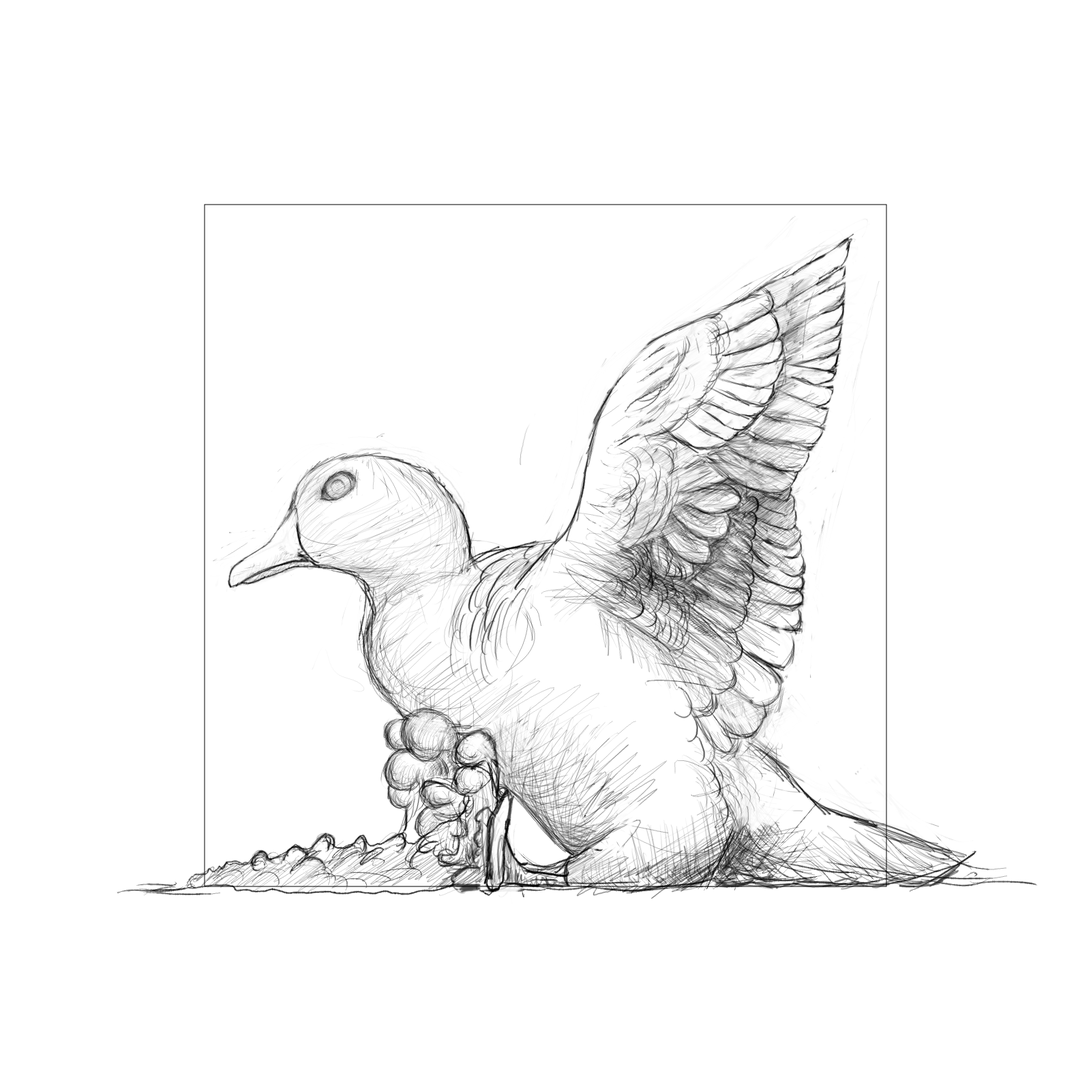
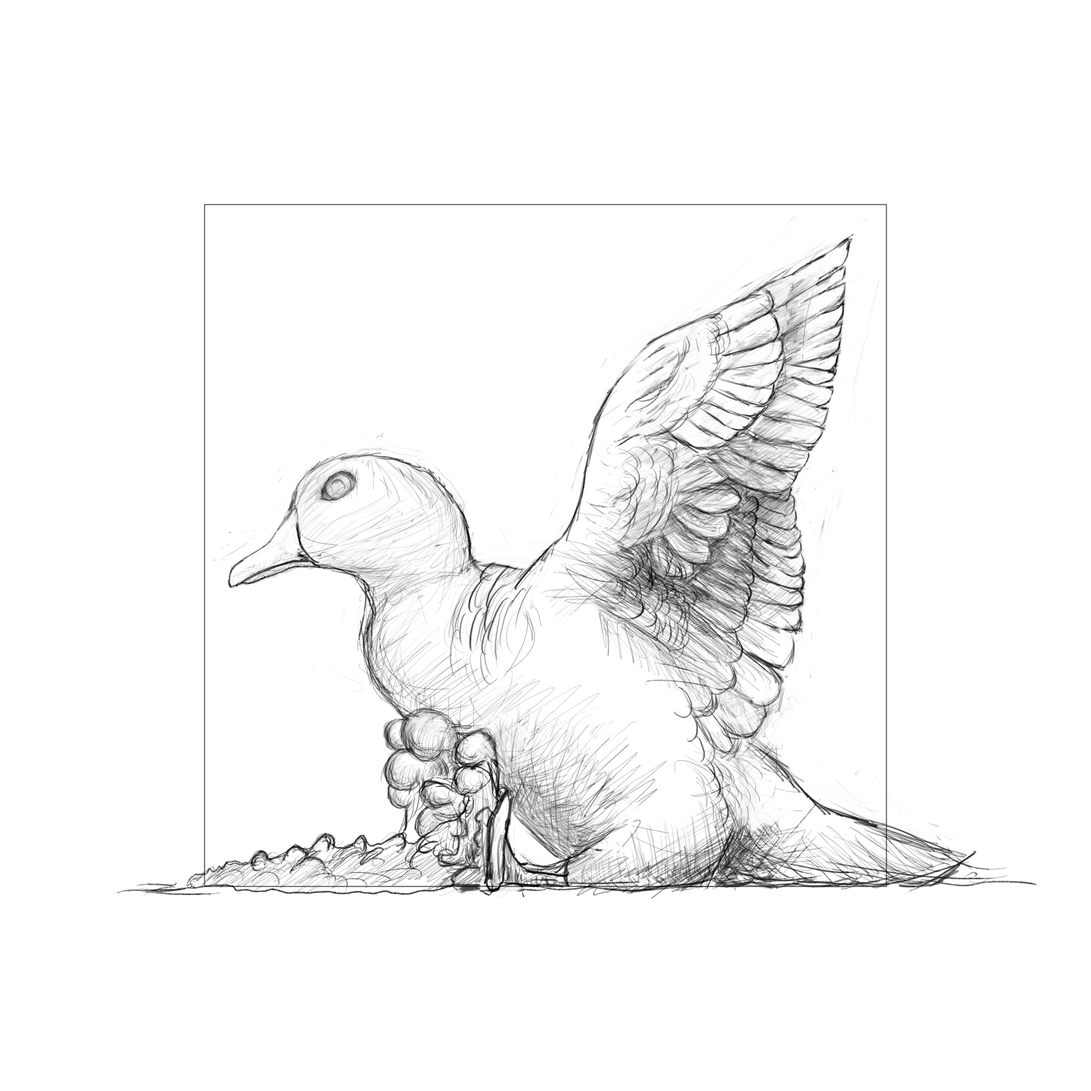
Before/after of a w=1091, h=1091 layered artwork. What changed in the layer stack:
renamed "Sketch side detail copy" to "Sketch side detail", painted on it over [467, 425, 606, 862]
